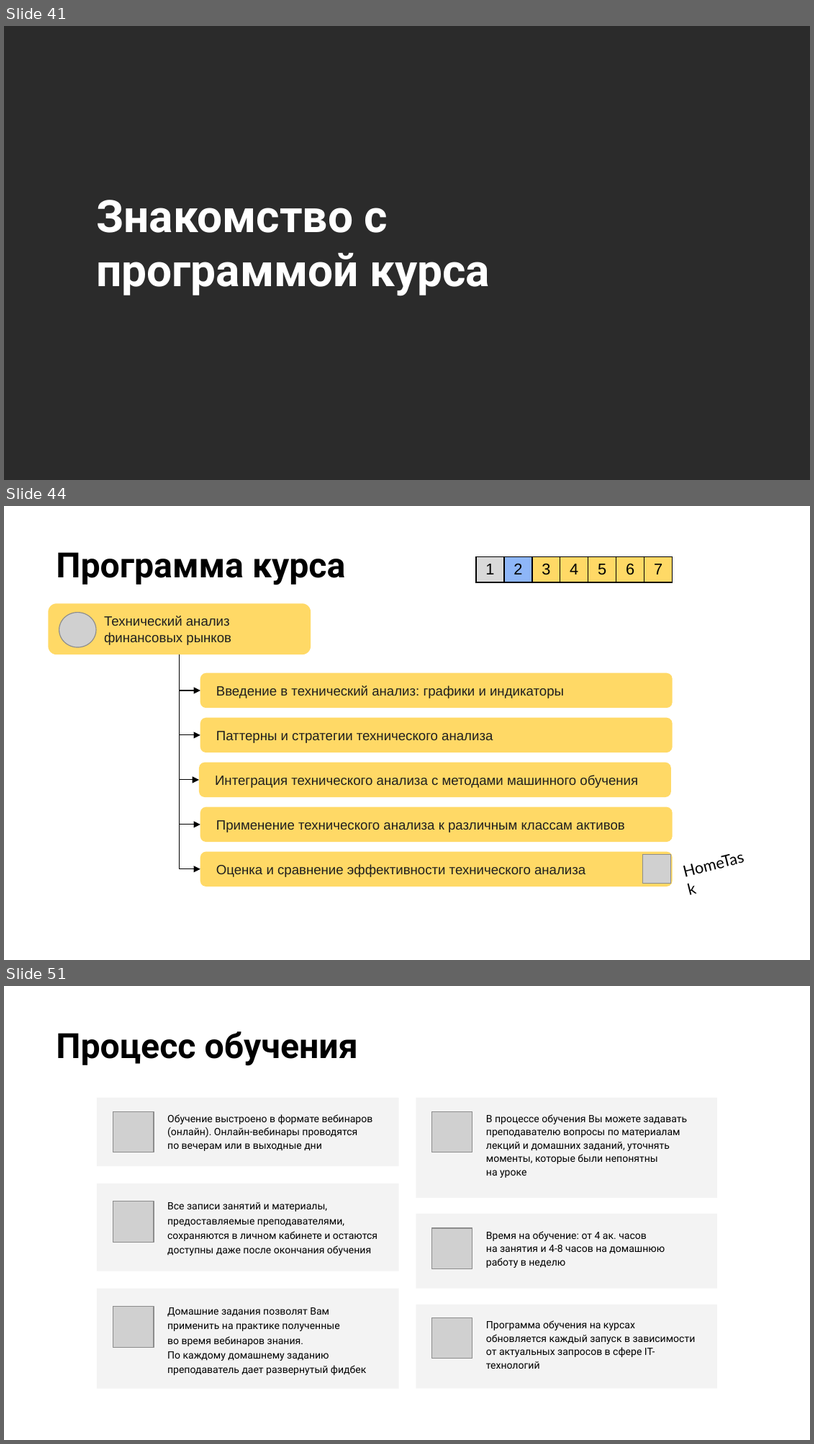
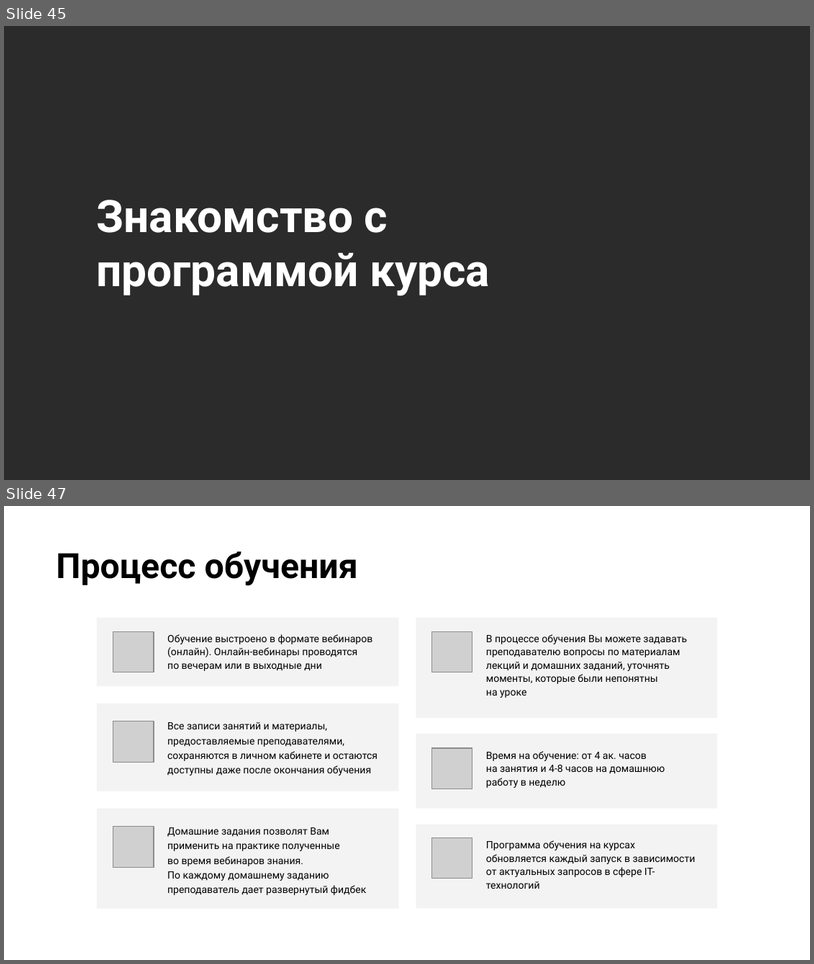
Before and after one commit to stureiko/Otus_lectures, a slide deck: FinML/Open_lesson_graph_patterns/Presentation/Graph_patterns.pptx. Shown one above the other, each under a label of ours: slides 41, 44 and 51 before the commit, slides 45 and 47 after it; the slides between them are not shown. The pictures are 814x1444 and 814x964 pixels, drawn with LibreOffice and Linux fonts; fonts in the diff are those of the drawing; grey boxes stand for pictures; background and template pictures are left out; a plain dark background stands for a picture behind light text. Boxes give left, top, right and bottom in pixels: in the first picture for what was removed or moved away, otherwise in the second. Text is boxed around its words. In the diff, an @@ line names an element or a change of style, - is before the commit and + after.

```diff
--- a/FinML/Open_lesson_graph_patterns/Presentation/Graph_patterns.pptx
+++ b/FinML/Open_lesson_graph_patterns/Presentation/Graph_patterns.pptx
@@ slide 44 removed at <box>4,506,810,960</box>, background picture (left out) @@
@@ title removed at <box>56,552,345,585</box> @@
-Программа курса
@@ table removed at <box>476,557,674,584</box>, 1 rows, 7 columns @@
-1 | 2 | 3 | 4 | 5 | 6 | 7
@@ rounded rectangle removed at <box>49,604,311,654</box> @@
-Технический анализ финансовых рынков
@@ picture removed at <box>59,613,96,647</box> @@
@@ elbow arrow removed from (180, 654) to (201, 690) @@
@@ elbow arrow removed from (180, 654) to (201, 735) @@
@@ elbow arrow removed from (180, 654) to (199, 780) @@
@@ elbow arrow removed from (180, 654) to (201, 824) @@
@@ elbow arrow removed from (180, 654) to (201, 869) @@
@@ rounded rectangle removed at <box>201,673,674,708</box> @@
-Введение в технический анализ: графики и индикаторы
@@ rounded rectangle removed at <box>201,717,674,752</box> @@
-Паттерны и стратегии технического анализа
@@ rounded rectangle removed at <box>199,762,671,797</box> @@
-Интеграция технического анализа с методами машинного обучения
@@ rounded rectangle removed at <box>201,807,674,842</box> @@
-Применение технического анализа к различным классам активов
@@ rounded rectangle removed at <box>201,851,674,886</box> @@
-Оценка и сравнение эффективности технического анализа
@@ text removed at <box>673,840,759,887</box> @@
-HomeTask
@@ picture removed at <box>643,854,671,883</box> @@
@@ what was slide 41 is now slide 45 @@
@@ what was slide 51 is now slide 47 @@
```
Also in this commit, not shown: 4 slides changed, 4 slides added, 7 other slides removed, 12 other files.
